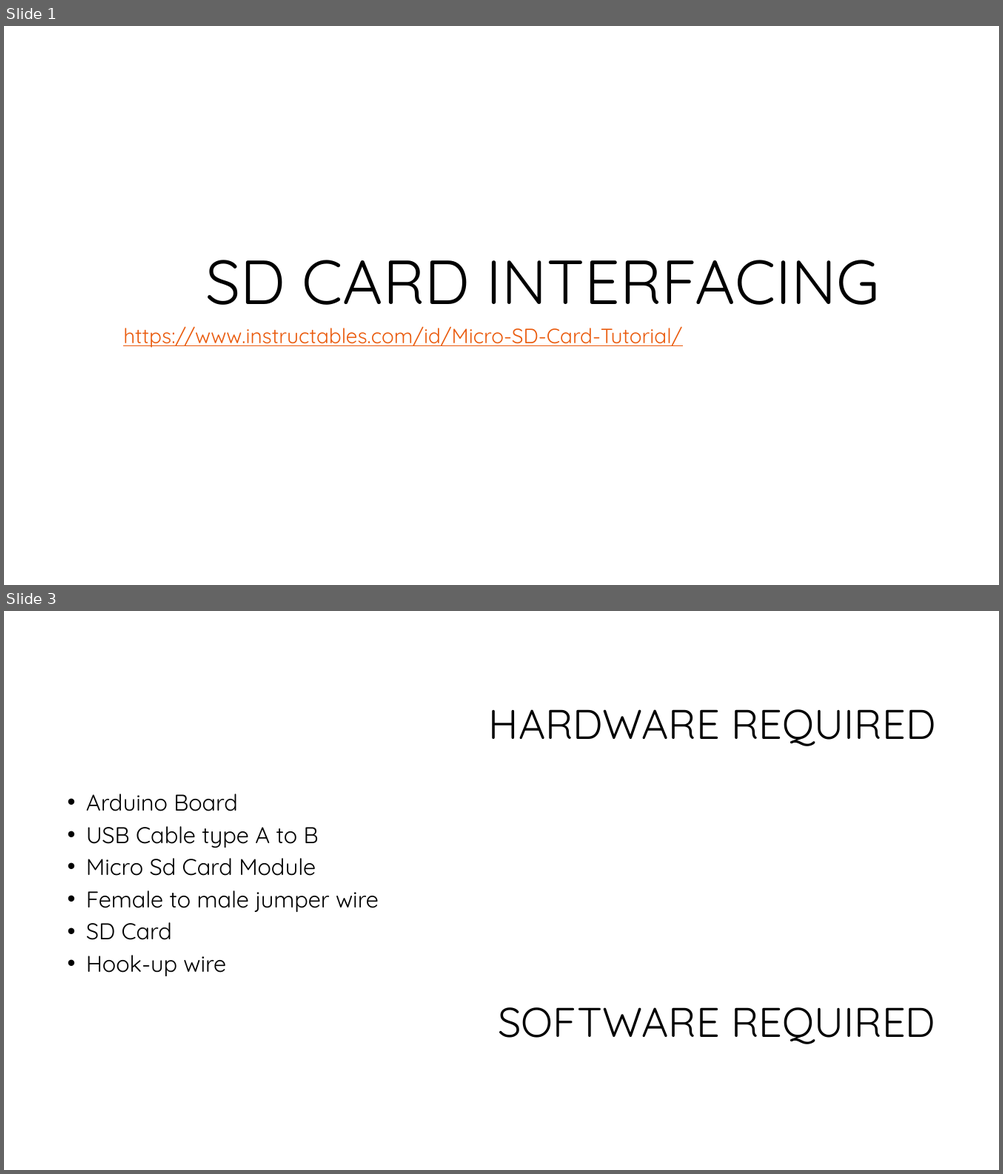
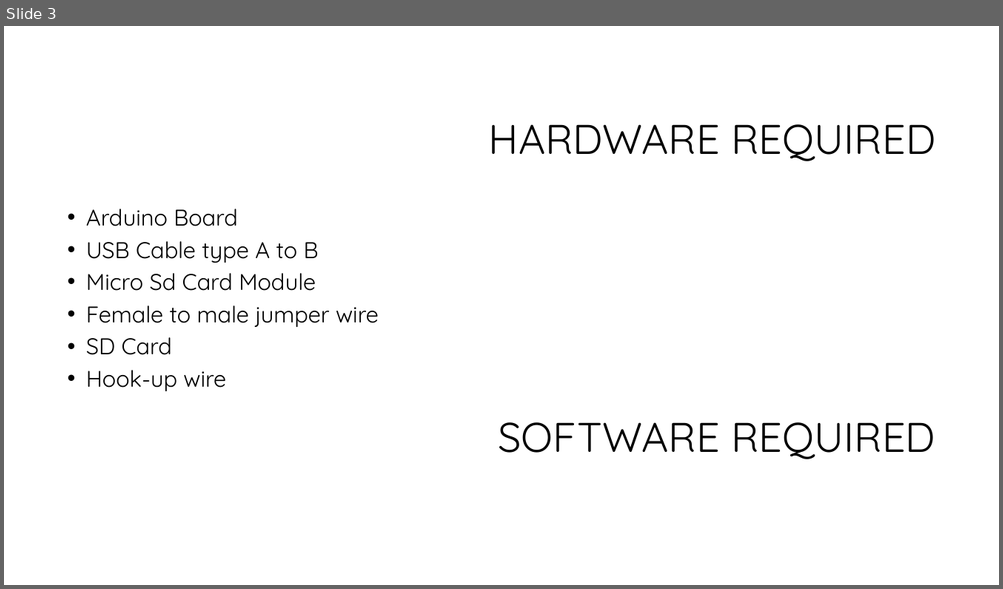
Before and after one commit to softwaresunleashed/arduino, a slide deck: custom_projects/01_MicroSdCardInterfacing/01_MicroSdCardInterfacing.pptx. Shown one above the other, each under a label of ours: slides 1 and 3 before the commit, slide 3 after it; the slides between them are not shown. The pictures are 1003x1174 and 1003x589 pixels, drawn with LibreOffice and Linux fonts; fonts in the diff are those of the drawing; background and template pictures are left out. Boxes give left, top, right and bottom in pixels: in the first picture for what was removed or moved away, otherwise in the second. Text is boxed around its words. In the diff, an @@ line names an element or a change of style, - is before the commit and + after.

```diff
--- a/custom_projects/01_MicroSdCardInterfacing/01_MicroSdCardInterfacing.pptx
+++ b/custom_projects/01_MicroSdCardInterfacing/01_MicroSdCardInterfacing.pptx
@@ slide 1 removed at (4,26,999,585), background #FFFFFF @@
@@ title removed at (205,260,879,305) @@
-SD CARD INTERFACING
@@ subtitle removed at (123,326,682,348) @@
-https://www.instructables.com/id/Micro-SD-Card-Tutorial/
```
Also in this commit, not shown: 2 slides added, 1 other slide removed, 2 other files.
